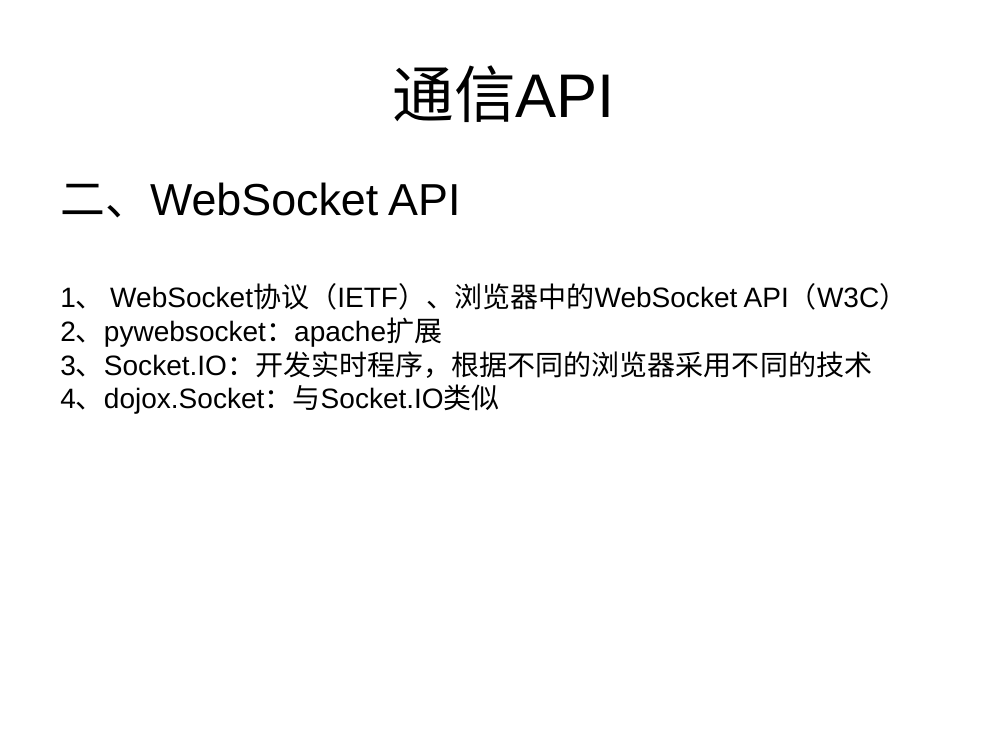
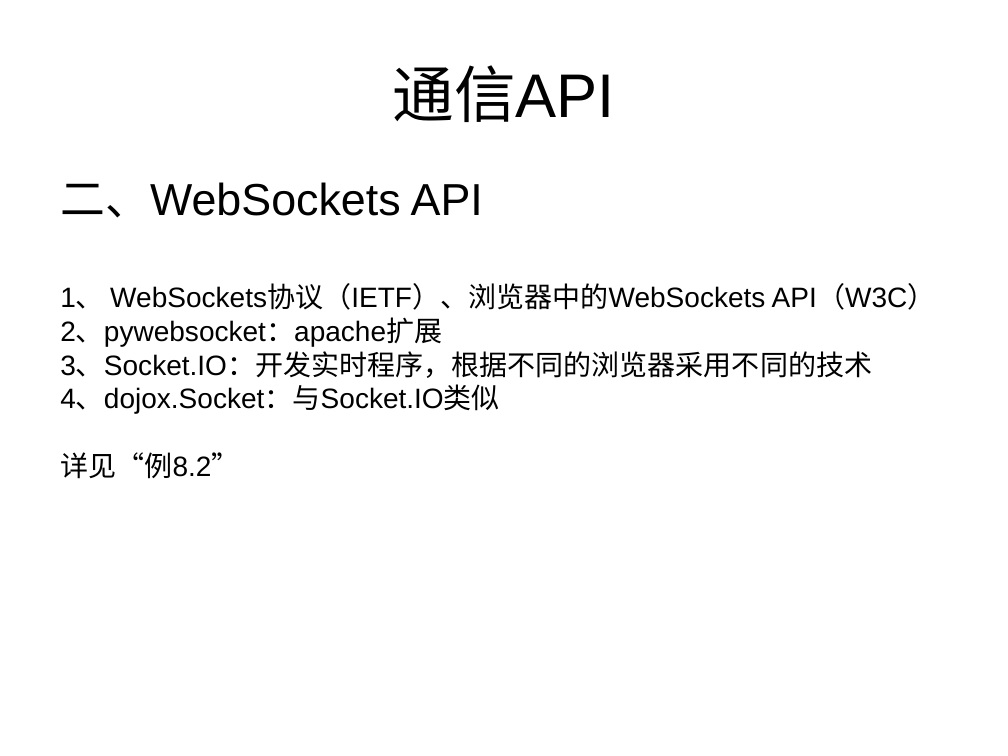
Before and after one commit to testuser2213/tom-wang-manual, a slide deck: slide 20 of manual/html5/share/关于HTML5的分享.ppt. Drawn at 1008x756 pixels with LibreOffice and Linux fonts; fonts in the diff are those of the drawing. Boxes give left, top, right and bottom in pixels: in the first picture for what was removed or moved away, otherwise in the second. Text is boxed around its words. In the diff, an @@ line names an element or a change of style, - is before the commit and + after.

```diff
--- a/manual/html5/share/关于HTML5的分享.ppt
+++ b/manual/html5/share/关于HTML5的分享.ppt
@@ text at [60,182,936,310]: text changed @@
-二、WebSocket API
-1、 WebSocket协议（IETF）、浏览器中的WebSocket API（W3C）
+二、WebSockets API
+1、 WebSockets协议（IETF）、浏览器中的WebSockets API（W3C）
@@ text at [60,452,239,479]: paragraph added @@
+详见“例8.2”
```
Also in this commit, not shown: 2 other slides changed, 5 other files.
